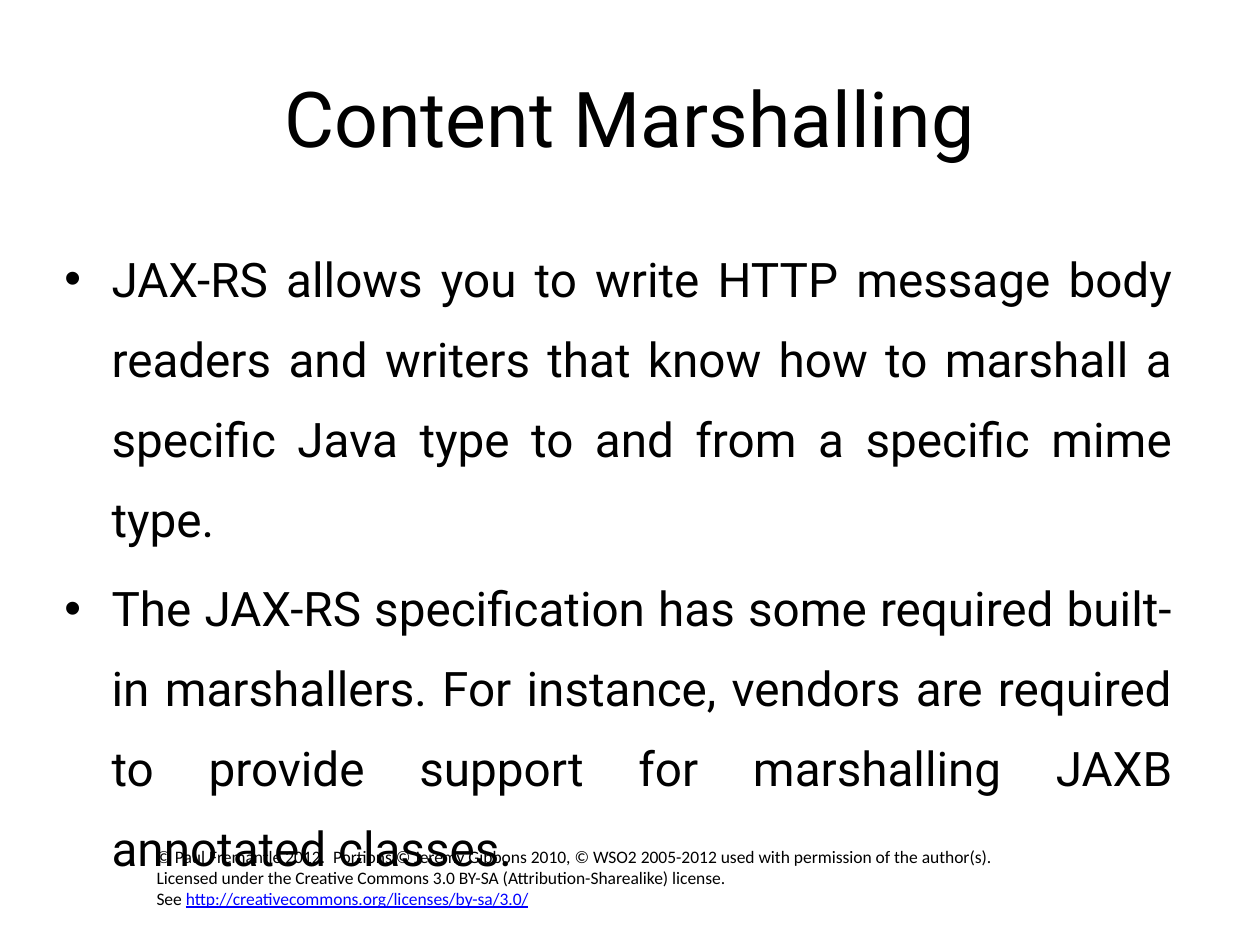
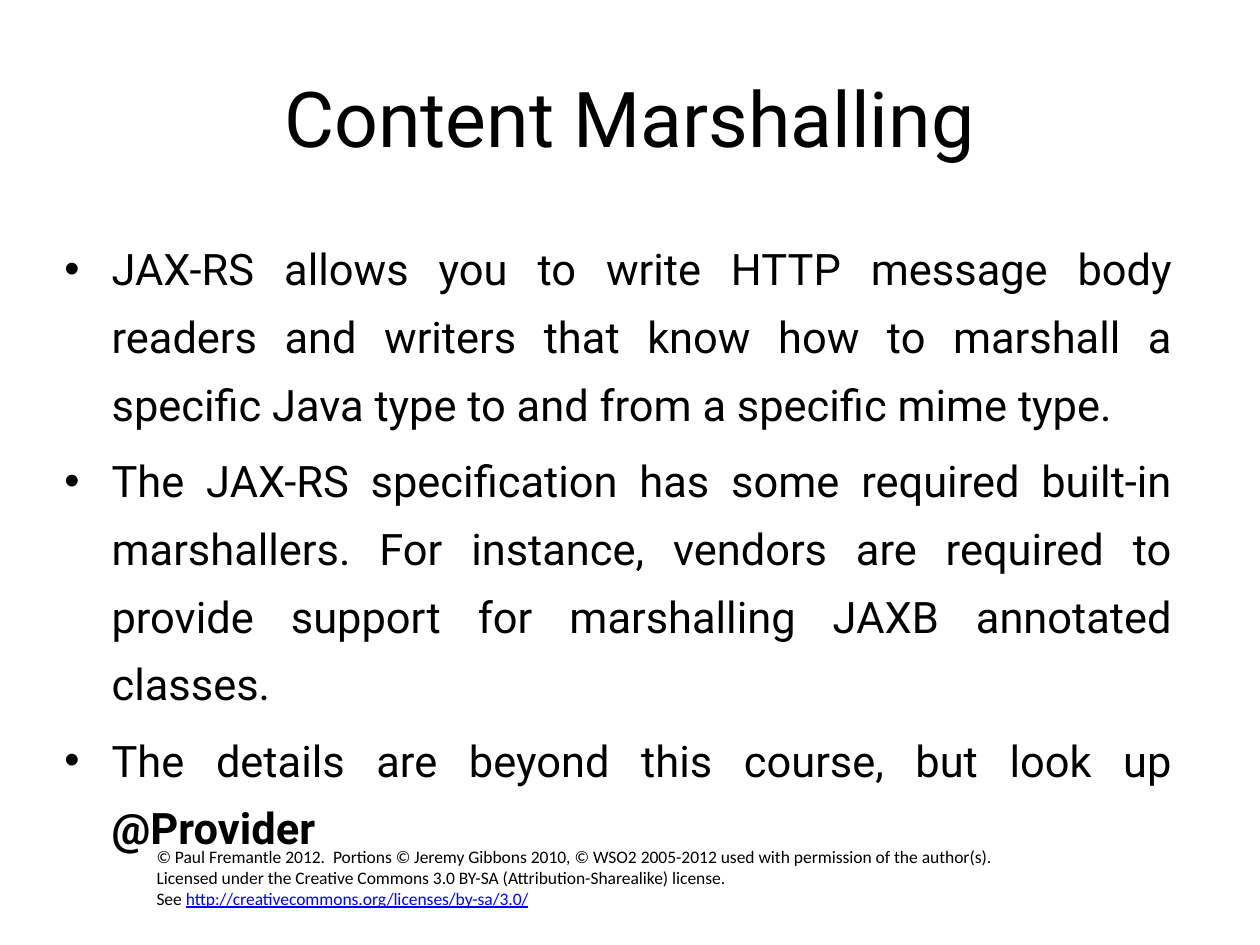
Before and after one commit to pzfreo/ox-soa-old, a slide deck: slide 16 of presentations/source/03-JAX-RS.pptx (slide 15 before the commit). Drawn at 1260x945 pixels with LibreOffice and Linux fonts; fonts in the diff are those of the drawing; background and template pictures are left out. Boxes give left, top, right and bottom in pixels: in the first picture for what was removed or moved away, otherwise in the second. Text is boxed around its words. In the diff, an @@ line names an element or a change of style, - is before the commit and + after.

Commit message:
changes made during classes

```diff
--- a/presentations/source/03-JAX-RS.pptx
+++ b/presentations/source/03-JAX-RS.pptx
@@ text at <box>112,252,1172,701</box>: size 27.2 to 24.8 pt in "JAX-RS allows you to write HTTP message ...", "The JAX-RS specification has some required built-in ..."; line spacing 1.4 to 1.3 @@
@@ text at <box>112,744,1171,855</box>: paragraph added @@
+• The details are beyond this course, but look up @Provider
```
Also in this commit, not shown: 1 slide added, 6 other files.
